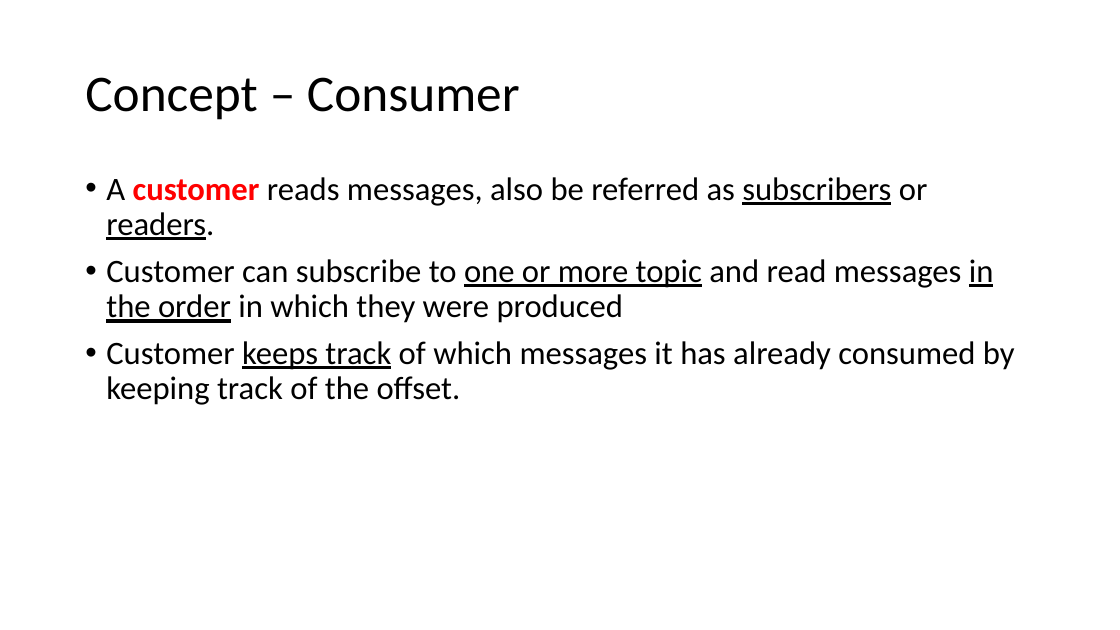
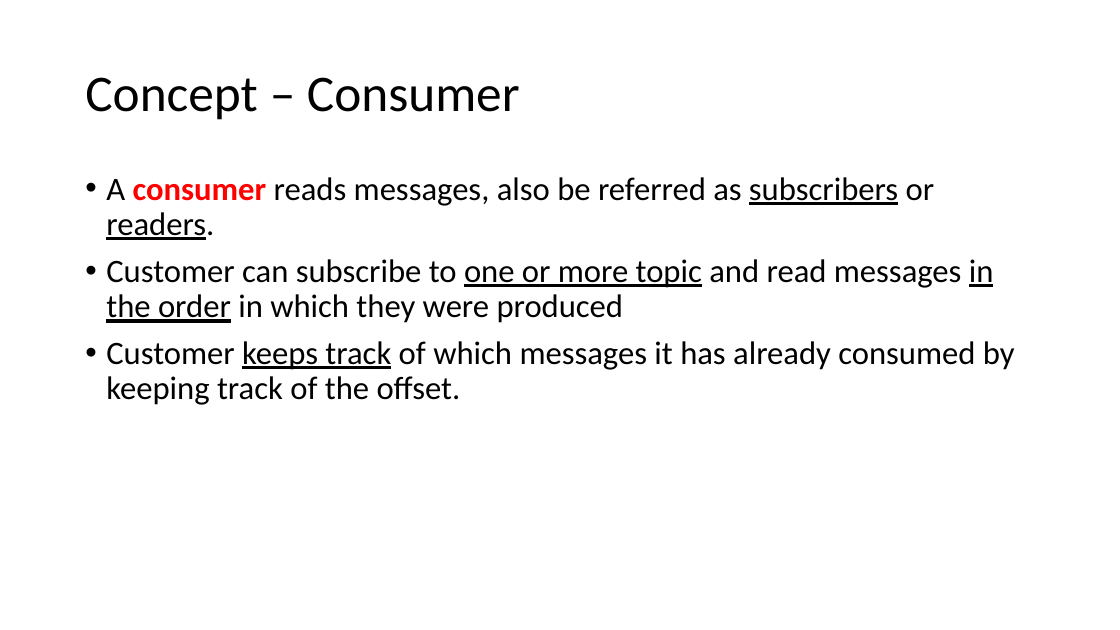
Before and after one commit to nobody-hub/friday-learn, a slide deck: slide 10 of docs/kafka/Kafka_The_Definitive_Guide/Chapter_1_Meet_Kafka.pptx (slide 9 before the commit). Drawn at 1120x630 pixels with LibreOffice and Linux fonts; fonts in the diff are those of the drawing. Boxes give left, top, right and bottom in pixels: in the first picture for what was removed or moved away, otherwise in the second. Text is boxed around its words. In the diff, an @@ line names an element or a change of style, - is before the commit and + after.

```diff
--- a/docs/kafka/Kafka_The_Definitive_Guide/Chapter_1_Meet_Kafka.pptx
+++ b/docs/kafka/Kafka_The_Definitive_Guide/Chapter_1_Meet_Kafka.pptx
@@ text at bbox=[106, 177, 935, 240]: text changed @@
-• A customer reads messages, also be referred as subscribers or readers.
+• A consumer reads messages, also be referred as subscribers or readers.
```
Also in this commit, not shown: 3 other slides changed, 2 slides added.
